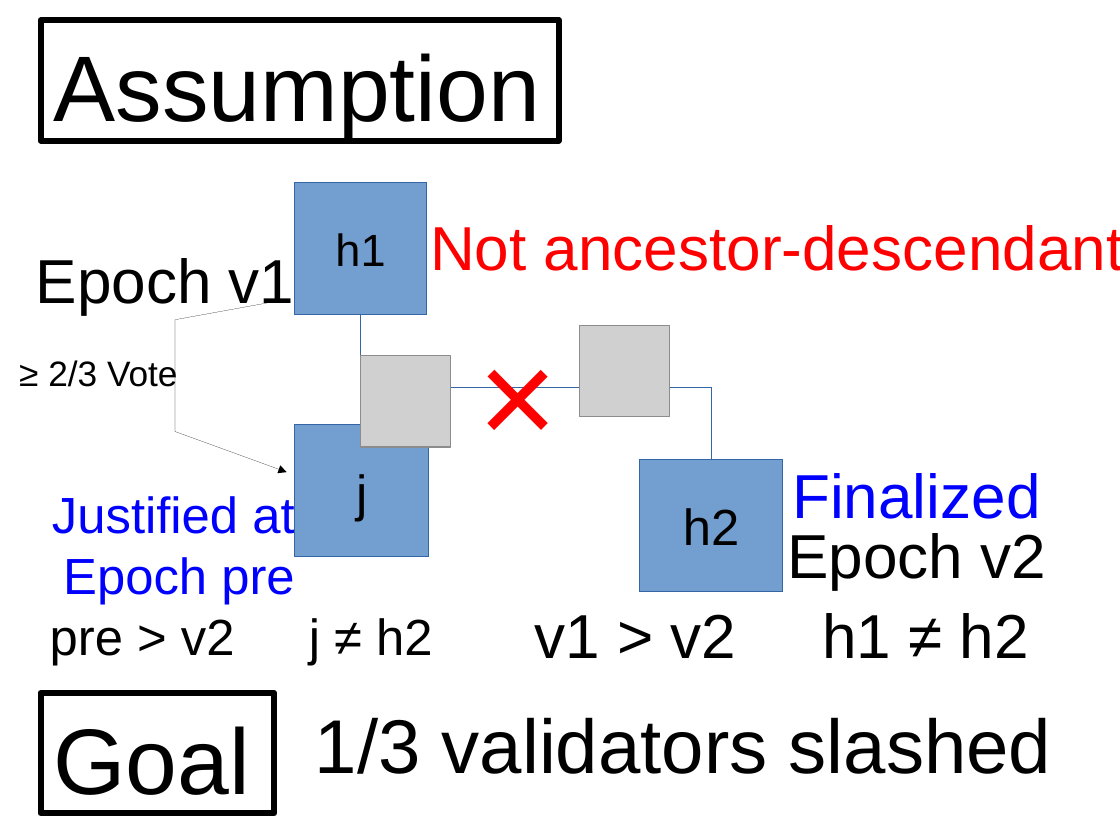
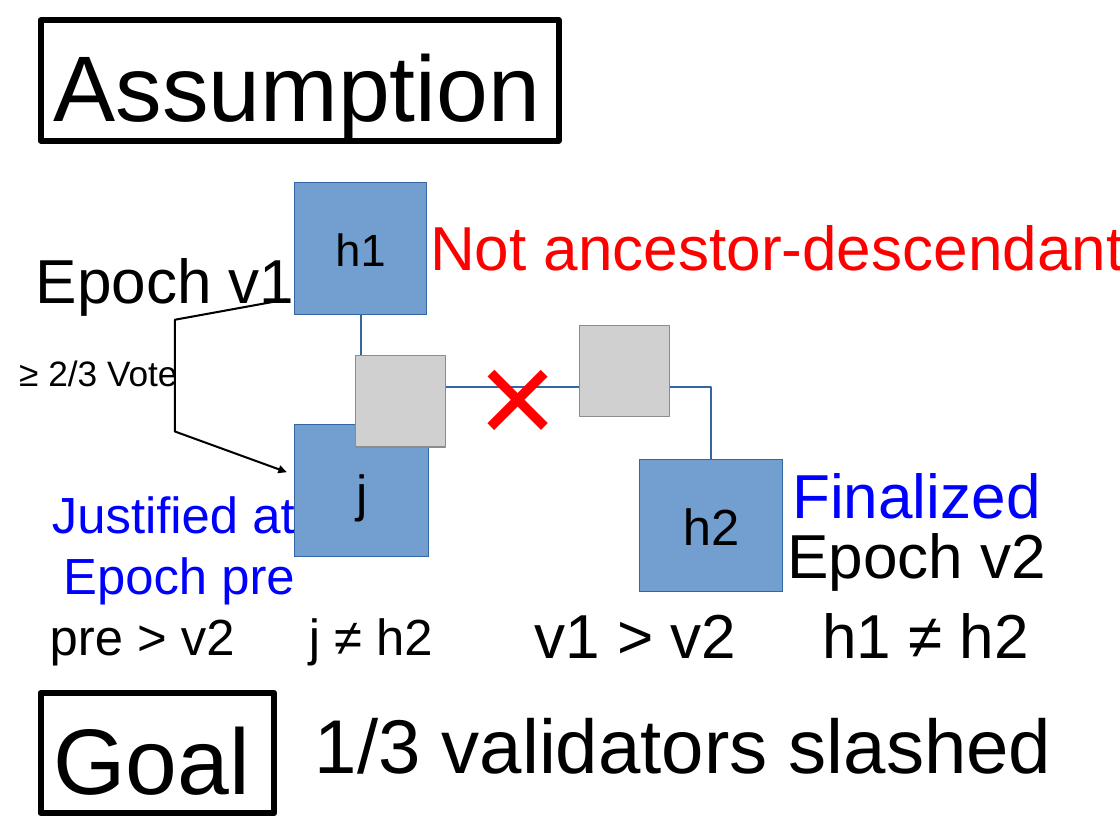
Before and after one commit to palmskog/pos, a slide deck: slide 32 of slide.odp. Drawn at 1120x840 pixels with LibreOffice and Linux fonts; fonts in the diff are those of the drawing; grey boxes stand for pictures. Boxes give left, top, right and bottom in pixels: in the first picture for what was removed or moved away, otherwise in the second. Text is boxed around its words. In the diff, an @@ line names an element or a change of style, - is before the commit and + after.

```diff
--- a/slide.odp
+++ b/slide.odp
@@ freeform shape at box(175, 300, 287, 473): outline #000000 0 pt to #000000 1.45 pt @@
@@ elbow line (361, 315) - (711, 459): stroke #3465A4 0 pt to #3465A4 1.45 pt @@
@@ elbow line (361, 315) - (362, 425): stroke #3465A4 0 pt to #3465A4 1.45 pt @@
@@ picture: place and size @@
-picture at box(361, 356, 451, 447)
+picture at box(356, 356, 446, 447)
```
Also in this commit, not shown: 37 other slides changed.
